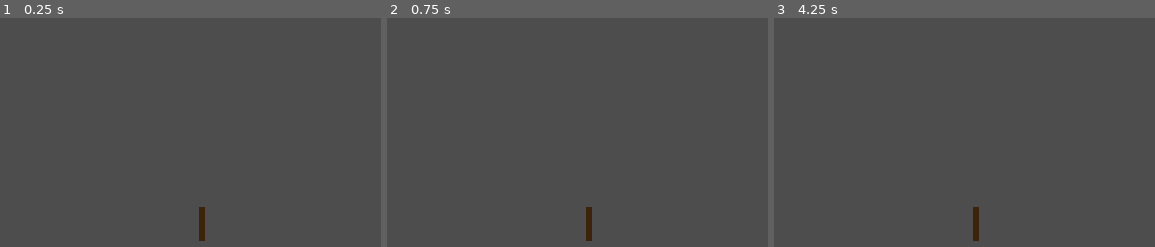
Above: before the commit, frames 1-3 (left to right).
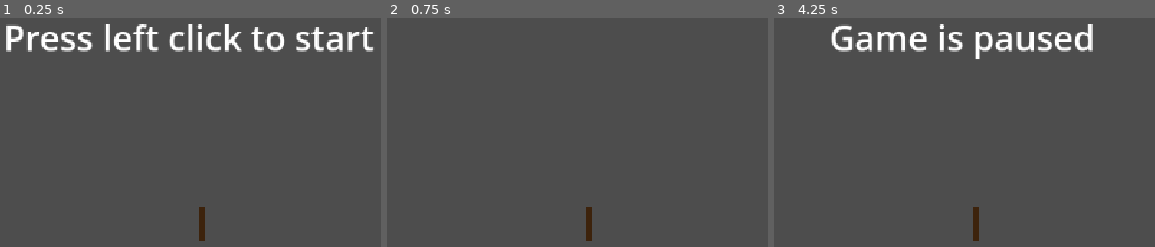
Above: after the commit, the same moments.

Repository: Xwilarg/StickAndBees
Game: Godot game, scene res://scenes/main.tscn
Two runs of this game, one before a commit and one after it. Both use one fixed random seed, a clock stepped at 60 frames per second and the inputs below.
Inputs (mouse positions are in pixels of both pictures, inside the frame that each line leads up to):
- Up to frame 1 (0.25 s): no input
- Up to frame 2 (0.75 s): tap Enter at 0.5 s; move the mouse to (764, 29) at 0.52 s; click (764, 29) at 0.6 s
- Up to frame 3 (4.25 s): click (1151, 29) at 1.25 s; move the mouse to (815, 72) at 1.27 s; click (815, 72) at 1.35 s; click (815, 72) at 2 s; move the mouse to (outside the picture) at 2.02 s; click (outside the picture) at 2.1 s; click (outside the picture) at 2.75 s; move the mouse to (937, 141) at 2.77 s; click (937, 141) at 2.85 s; click (937, 141) at 3.5 s; move the mouse to (outside the picture) at 3.52 s; click (outside the picture) at 3.6 s; tap Escape (pause, bound only after the commit) at 4.15 s

The runs differ from the first frame. In frame 1, 4.4% of the frame differs, in the area x 1-98%, y 2-15%; in frame 2, nothing differs; in frame 3, 3.3%.

Commit message:
Add pause/play management

Diff:
--- a/project.godot
+++ b/project.godot
@@ -15,10 +15,27 @@
 config/features=PackedStringArray("4.7", "GL Compatibility")
 config/icon="res://icon.svg"
 
+[autoload]
+
+GameManager="*uid://c415r848rm0uj"
+
 [display]
 
 window/stretch/mode="canvas_items"
 window/stretch/aspect="expand"
+
+[input]
+
+confirm={
+"deadzone": 0.2,
+"events": [Object(InputEventMouseButton,"resource_local_to_scene":false,"resource_name":"","device":-1,"window_id":0,"alt_pressed":false,"shift_pressed":false,"ctrl_pressed":false,"meta_pressed":false,"button_mask":1,"position":Vector2(276, 10),"global_position":Vector2(285, 58),"factor":1.0,"button_index":1,"canceled":false,"pressed":true,"double_click":false,"script":null)
+]
+}
+pause={
+"deadzone": 0.2,
+"events": [Object(InputEventKey,"resource_local_to_scene":false,"resource_name":"","device":-1,"window_id":0,"alt_pressed":false,"shift_pressed":false,"ctrl_pressed":false,"meta_pressed":false,"pressed":false,"keycode":0,"physical_keycode":4194305,"key_label":0,"unicode":0,"location":0,"echo":false,"script":null)
+]
+}
 
 [physics]
 
--- a/scenes/main.tscn
+++ b/scenes/main.tscn
@@ -3,12 +3,74 @@
 [ext_resource type="Texture2D" uid="uid://k01h3xq8bjum" path="res://game/sprites/Stick.png" id="1_o5qli"]
 [ext_resource type="Script" uid="uid://cdecglcvdcv7h" path="res://scripts/stick.gd" id="2_0wfyh"]
 
+[sub_resource type="LabelSettings" id="LabelSettings_bhunq"]
+font_size = 50
+
 [node name="Root" type="Node2D" unique_id=1868032926]
 
-[node name="Stick" type="Sprite2D" parent="." unique_id=2064295942]
+[node name="Stick" type="Sprite2D" parent="." unique_id=2064295942 node_paths=PackedStringArray("camera")]
 texture = ExtResource("1_o5qli")
 script = ExtResource("2_0wfyh")
+camera = NodePath("../Camera2D")
 
 [node name="Camera2D" type="Camera2D" parent="." unique_id=1824057858]
 position = Vector2(0, -2500)
 zoom = Vector2(0.1, 0.1)
+
+[node name="CanvasLayer" type="CanvasLayer" parent="." unique_id=490046877]
+
+[node name="StartingUI" type="Control" parent="CanvasLayer" unique_id=1437161401]
+layout_mode = 3
+anchors_preset = 15
+anchor_right = 1.0
+anchor_bottom = 1.0
+offset_right = -1152.0
+offset_bottom = -648.0
+grow_horizontal = 2
+grow_vertical = 2
+
+[node name="Label" type="Label" parent="CanvasLayer/StartingUI" unique_id=174566904]
+layout_mode = 1
+anchors_preset = 8
+anchor_left = 0.5
+anchor_top = 0.5
+anchor_right = 0.5
+anchor_bottom = 0.5
+offset_left = -1044.5
+offset_top = 99.5
+offset_right = 2156.5
+offset_bottom = 508.5
+grow_horizontal = 2
+grow_vertical = 2
+text = "Press left click to start"
+label_settings = SubResource("LabelSettings_bhunq")
+horizontal_alignment = 1
+vertical_alignment = 1
+
+[node name="PauseUI" type="Control" parent="CanvasLayer" unique_id=2127819024]
+layout_mode = 3
+anchors_preset = 15
+anchor_right = 1.0
+anchor_bottom = 1.0
+offset_right = -1152.0
+offset_bottom = -648.0
+grow_horizontal = 2
+grow_vertical = 2
+
+[node name="Label" type="Label" parent="CanvasLayer/PauseUI" unique_id=1099972630]
+layout_mode = 1
+anchors_preset = 8
+anchor_left = 0.5
+anchor_top = 0.5
+anchor_right = 0.5
+anchor_bottom = 0.5
+offset_left = -1044.5
+offset_top = 99.5
+offset_right = 2156.5
+offset_bottom = 508.5
+grow_horizontal = 2
+grow_vertical = 2
+text = "Game is paused"
+label_settings = SubResource("LabelSettings_bhunq")
+horizontal_alignment = 1
+vertical_alignment = 1
--- /dev/null
+++ b/scripts/_autoloads/game_manager.gd
@@ -0,0 +1,24 @@
+extends Node2D
+
+enum game_state { WAITING_FOR_INPUT, PLAYING }
+
+var curr_state: game_state = game_state.WAITING_FOR_INPUT
+var is_paused: bool = false
+
+func _ready() -> void:
+	get_node("/root/Root/CanvasLayer/PauseUI").visible = false
+
+func _process(_delta: float) -> void:
+	if curr_state == game_state.WAITING_FOR_INPUT:
+		if Input.is_action_just_pressed("confirm"):
+			get_node("/root/Root/CanvasLayer/StartingUI").queue_free()
+			curr_state = game_state.PLAYING
+
+	if Input.is_action_just_pressed("pause"):
+		is_paused = not is_paused
+		get_node("/root/Root/CanvasLayer/PauseUI").visible = is_paused
+
+	if not is_paused:
+		Input.mouse_mode = Input.MOUSE_MODE_CAPTURED
+	else:
+		Input.mouse_mode = Input.MOUSE_MODE_VISIBLE
--- a/scripts/stick.gd
+++ b/scripts/stick.gd
@@ -1 +1,8 @@
 extends Sprite2D
+
+@export var camera: Camera2D
+
+func _unhandled_input(event):
+	if event is InputEventMouseMotion:
+		var delta: Vector2 = event.relative
+		print(delta)
Not shown, added: scripts/_autoloads/game_manager.gd.uid
